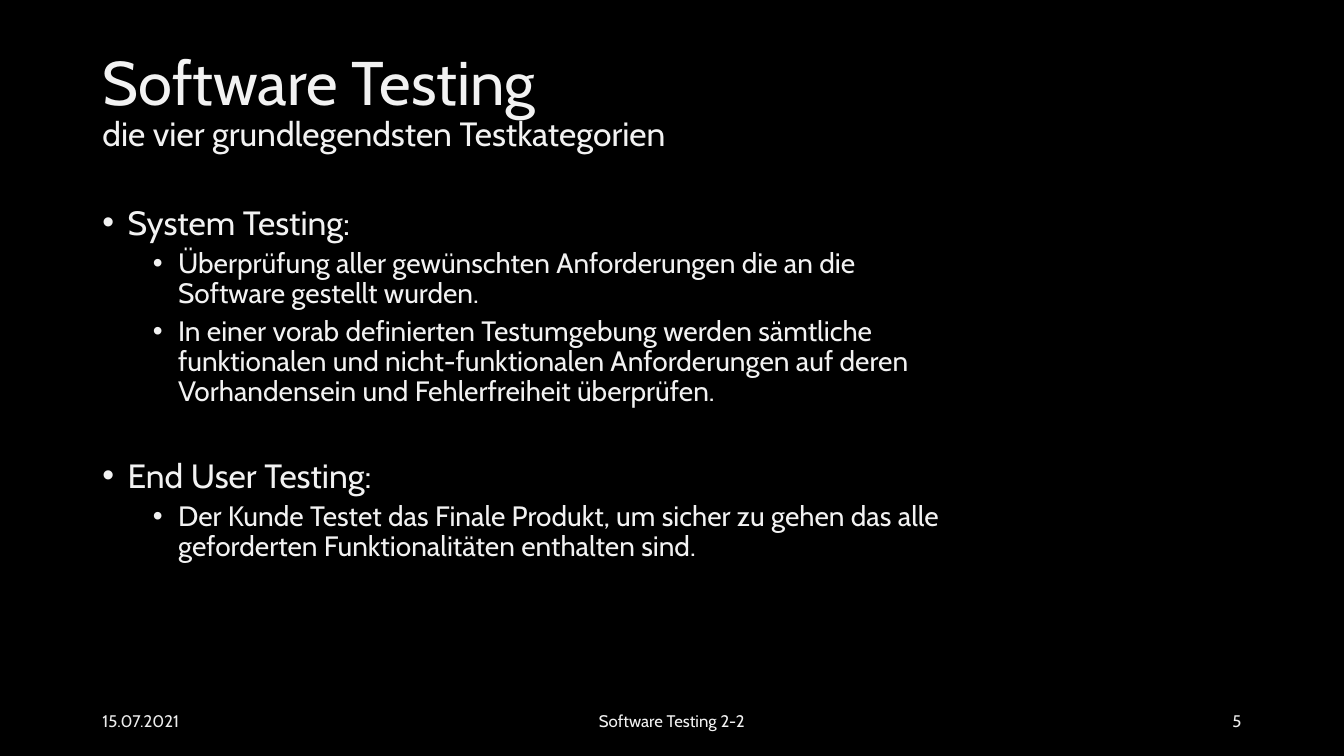
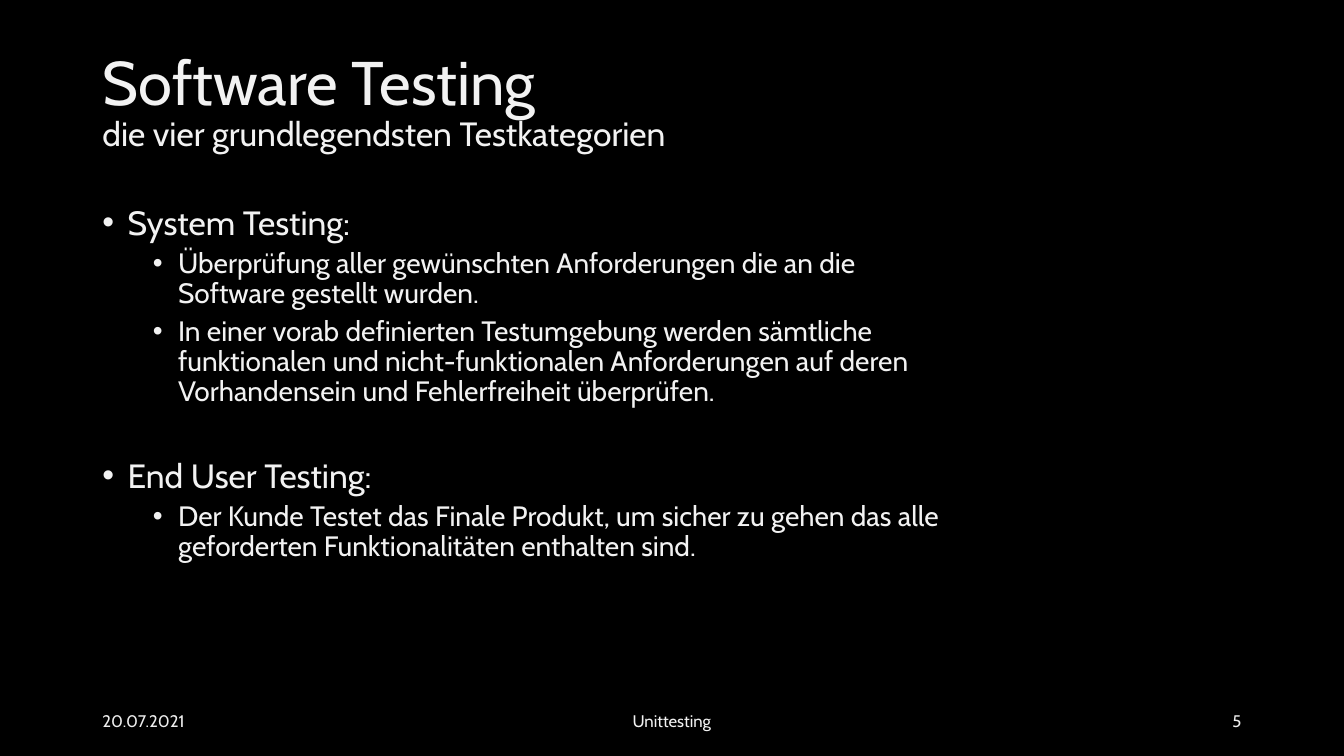
Before and after one commit to EsstBananeImEi/python_kurs, a slide deck: slide 5 of Materialien/Powerpoint/Einführung in Unittesting.pptx. Drawn at 1344x756 pixels with LibreOffice and Linux fonts; fonts in the diff are those of the drawing; background and template pictures are left out. Boxes give left, top, right and bottom in pixels: in the first picture for what was removed or moved away, otherwise in the second. Text is boxed around its words. In the diff, an @@ line names an element or a change of style, - is before the commit and + after.

```diff
--- a/Materialien/Powerpoint/Einführung in Unittesting.pptx
+++ b/Materialien/Powerpoint/Einführung in Unittesting.pptx
@@ text at <box>102,715,184,728</box>: text changed @@
-15.07.2021
+20.07.2021
@@ text at <box>633,715,711,731</box>: text changed @@
-Software Testing 2-2
+Unittesting
```
Also in this commit, not shown: 7 other slides changed, 3 other files.
